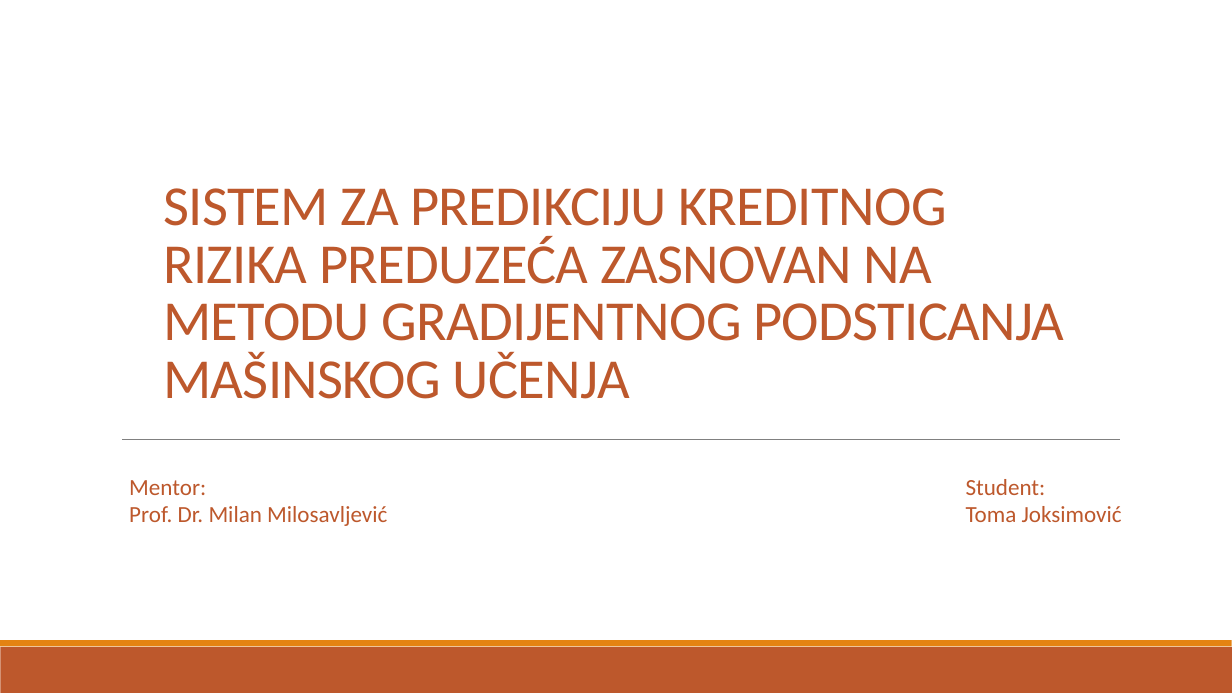
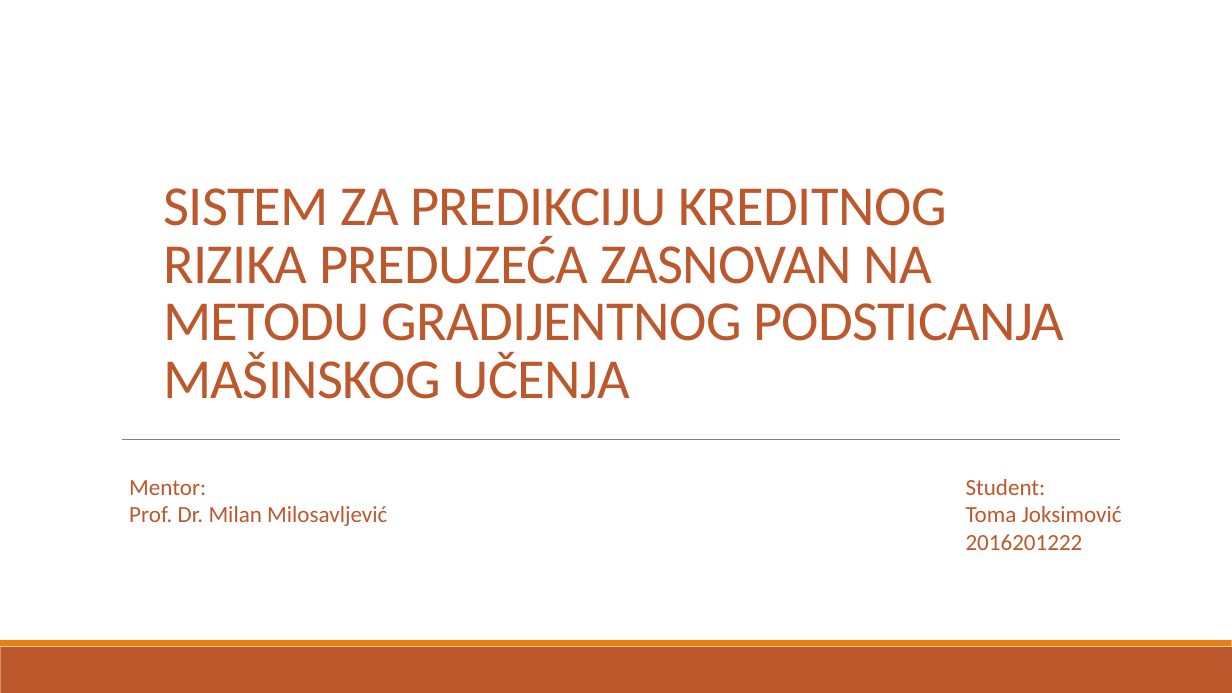
Before and after one commit to Toma1997/Credit-Risk-Prediction-in-Distribution-Network, a slide deck: slide 1 of docs/Prezentacija diplomskog rada.pptx. Drawn at 1232x693 pixels with LibreOffice and Linux fonts; fonts in the diff are those of the drawing. Boxes give left, top, right and bottom in pixels: in the first picture for what was removed or moved away, otherwise in the second. Text is boxed around its words. In the diff, an @@ line names an element or a change of style, - is before the commit and + after.

Commit message:
Fixing typos and presentation

```diff
--- a/docs/Prezentacija diplomskog rada.pptx
+++ b/docs/Prezentacija diplomskog rada.pptx
@@ text at (966, 534, 1083, 550): paragraph added @@
+2016201222
```
Also in this commit, not shown: 5 other slides changed, 4 slides added, 4 slides removed, 2 other files.
